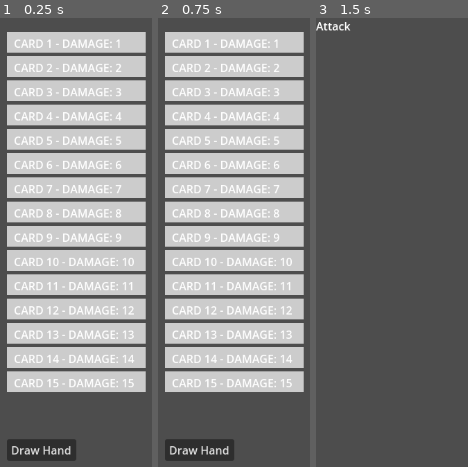
Above: before the commit, frames 1-3 (left to right).
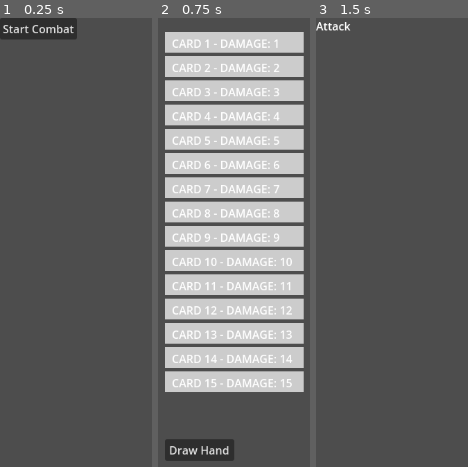
Above: after the commit, the same moments.

Repository: JosieBarber/roguelike
Game: Godot game, scene res://scenes/Combat.tscn
The game is run twice, just before and just after one commit, with the same random seed, the same clock (stepped at 60 frames per second) and the same inputs. Before the commit the project starts from res://scenes/Planning_Phase.tscn.
Inputs (mouse positions are in pixels of both pictures, inside the frame that each line leads up to):
- Up to frame 1 (0.25 s): no input
- Up to frame 2 (0.75 s): click (196, 26) at 0.5 s, where only the run after the commit has a clickable "Start Combat"
- Up to frame 3 (1.5 s): click "Draw Hand" at 1.25 s

The runs differ from the first frame. In frame 1, 68% of the frame differs, in the area x 0-97%, y 0-99%; in frame 2, nothing differs; in frame 3, nothing differs.

Commit message:
Add a buffer scene (Combat.tscn)
This is so we don't have to worry about re-initializing the player and enemy constantly

Diff:
--- a/project.godot
+++ b/project.godot
@@ -11,7 +11,7 @@
 [application]
 
 config/name="Roguelike"
-run/main_scene="res://scenes/Planning_Phase.tscn"
+run/main_scene="res://scenes/Combat.tscn"
 config/features=PackedStringArray("4.3", "GL Compatibility")
 config/icon="res://icon.svg"
 
--- /dev/null
+++ b/scenes/Combat.tscn
@@ -0,0 +1,14 @@
+[gd_scene load_steps=2 format=3 uid="uid://bl83ryin8usen"]
+
+[ext_resource type="Script" path="res://scripts/combat.gd" id="1"]
+
+[node name="StartCombat" type="Control"]
+layout_mode = 3
+anchors_preset = 0
+script = ExtResource("1")
+
+[node name="Button" type="Button" parent="."]
+layout_mode = 0
+anchor_right = 1.0
+anchor_bottom = 1.0
+text = "Start Combat"
--- a/scripts/attack.gd
+++ b/scripts/attack.gd
@@ -5,7 +5,12 @@
 @export var player: Player
 @export var enemy: Enemy
 
+var planning_scene: PackedScene
+
 func _ready():
+	# Preload the planning scene
+	planning_scene = preload("res://scenes/Planning_Phase.tscn")
+
 	# Print out the player's hand
 	for card in player.player_hand:
 		print("Card in hand: ", card.card_name)
--- /dev/null
+++ b/scripts/combat.gd
@@ -0,0 +1,43 @@
+extends Control
+
+class_name Combat
+
+# Ensure the Card class is available
+const Card = preload("res://scripts/card.gd")
+
+var player: Player
+var enemy: Enemy
+
+func _ready():
+	var button = $Button
+	button.connect("pressed", Callable(self, "_on_start_combat_pressed"))
+
+func _on_start_combat_pressed():
+	_initialize_player()
+	_initialize_enemy()
+	transition_to_planning_phase()
+
+func _initialize_player():
+	player = Player.new()
+	player.initialize("JosiePosie", 50)
+	_create_test_deck(player)
+
+func _initialize_enemy():
+	var enemGen = enemyGeneration.new()
+	var possible_enemies = enemGen.get_possible_enemies("Forest")
+	enemy = possible_enemies[randi() % possible_enemies.size()]
+	enemy.prepare_deck()
+
+func _create_test_deck(player: Player):
+	# Test function to create a deck of 15 cards
+	for i in range(15):
+		var new_card = Card.new("Card " + str(i + 1), "Effect", "Clause", "Type", "Sprite", i + 1)
+		player.player_deck.append(new_card)
+
+func transition_to_planning_phase():
+	print("Transitioning to planning phase")
+	var planning_scene = preload("res://scenes/Planning_Phase.tscn").instantiate()
+	planning_scene.set("player", player)
+	planning_scene.set("enemy", enemy)
+	get_tree().root.add_child(planning_scene)
+	queue_free()
--- a/scripts/planning.gd
+++ b/scripts/planning.gd
@@ -2,18 +2,44 @@
 
 class_name Planning
 
-var player: Player
+@export var player: Player
+@export var enemy: Enemy
 var selected_card_index: int = -1
 var card_rects: Array = []
 var selected_cards: Array = []
 
 func _ready():
-	player = get_parent().get_node("Player")
-	player.initialize("JosiePosie", 50)
-	_create_test_deck()
-	player.active_deck = player.player_deck.duplicate()
+	print("Planning phase ready")
+	if not player:
+		player = get_parent().get_node("Player")
+		player.initialize("JosiePosie", 50)
+		_create_test_deck()
+		player.active_deck = player.player_deck.duplicate()
 	display_deck()
 	_create_draw_button()
+
+	# Initialize enemy if not already initialized
+	if not enemy:
+		var enemGen = enemyGeneration.new()
+		var possible_enemies = enemGen.get_possible_enemies("Forest")
+		enemy = possible_enemies[randi() % possible_enemies.size()]
+
+	# Print out the enemy details
+	print("Enemy initialized in planning phase")
+	print("Enemy name: ", enemy.enemy_name)
+	print("Enemy health: ", enemy.enemy_health)
+
+	print("Enemy deck: ")
+	for card in enemy.enemy_deck:
+		print(card.card_name)
+
+	print("Enemy active deck: ")
+	for card in enemy.active_deck:
+		print(card.card_name)
+
+	print("Enemy hand: ")
+	for card in enemy.enemy_hand:
+		print(card.card_name)
 
 func _create_test_deck():
 	#Test function to create a deck of 15 cards
--- a/scripts/player.gd
+++ b/scripts/player.gd
@@ -21,7 +21,7 @@
 	player_hand = []
 	player_deck = []
 	player_discard = []
-	active_deck = []
+	active_deck = player_deck.duplicate()
 
 func _ready():
 	# Initialize the player when it is added to the scene
